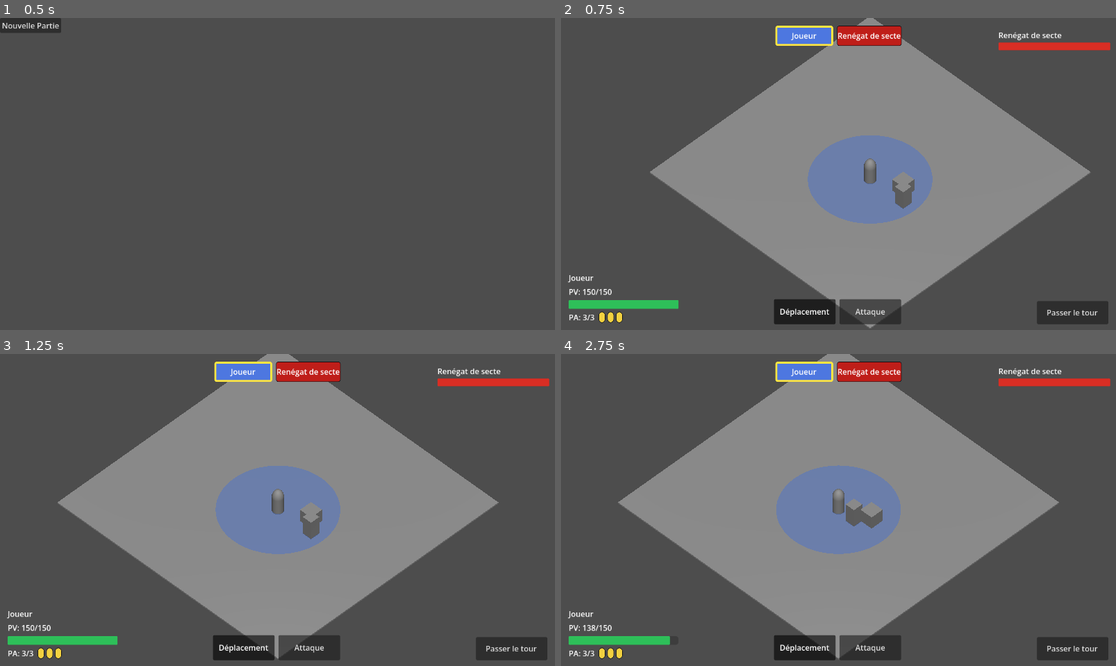
Above: before the commit, frames 1-4 (two rows, left to right).
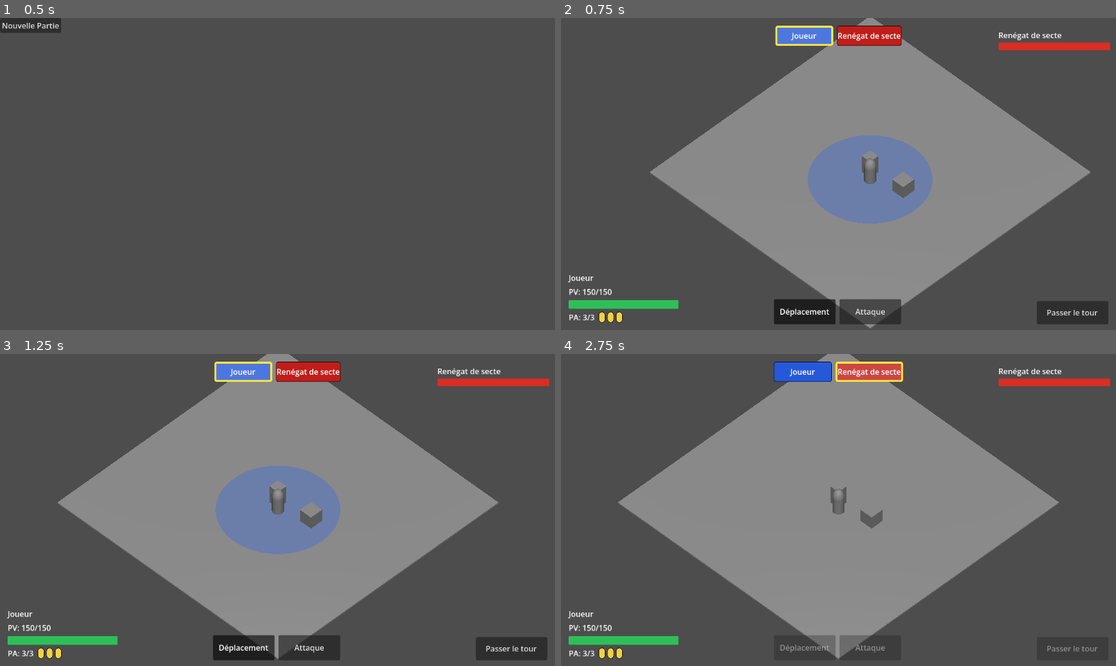
Above: after the commit, the same moments.

Repository: sillpct/lagoutte
Game: Godot game, scene res://scenes/main/main.tscn
Same seed, same stepped clock (60 frames per second), same inputs: the game is played once before the commit and once after it.
Inputs (mouse positions are in pixels of both pictures, inside the frame that each line leads up to):
- Up to frame 1 (0.5 s): no input
- Up to frame 2 (0.75 s): click "Nouvelle Partie" at 0.5 s
- Up to frame 3 (1.25 s): no input
- Up to frame 4 (2.75 s): tap Enter (ui_accept) at 1.25, 1.52, 2.27 s; move the mouse to (960, 494) at 1.27 s; hold Right (ui_right) 1.28-2.03 s; hold T (end_turn) 1.28-2.03 s; click (960, 494) at 1.42 s; move the mouse to (727, 525) at 2.02 s; hold Down (ui_down) from 2.03 s (still down); tap E (interact) at 2.1 s

Frame 1 is identical in both runs. In frame 2, 0.2% of the frame differs, in the area x 54-64%, y 42-62%; in frame 3, 0.2%; in frame 4, 7.1%, in the area x 4-97%, y 2-98%.
Error after the commit: Invalid call. Nonexistent function 'is_combat_active' in base 'Node (CombatManager)'. (res://scenes/combat/enemy_brain.gd:30)

Commit message:
Update enemy_brain.gd

Diff:
--- a/scenes/combat/enemy_brain.gd
+++ b/scenes/combat/enemy_brain.gd
@@ -26,12 +26,8 @@
 	if _event_bus != null and not _event_bus.turn_started.is_connected(_on_turn_started):
 		_event_bus.turn_started.connect(_on_turn_started)
 
-	# Placement de test. À extraire plus tard vers un CombatSetup dédié.
-	if not grid.place_unit(unit, START_CELL.x, START_CELL.y):
-		push_warning("Impossible de placer le renégat de secte sur la case de test (8, 5).")
-
 func _on_turn_started(active_unit: Node) -> void:
-	if combat_manager.combat_over:
+	if not combat_manager.is_combat_active():
 		return
 	if active_unit != unit:
 		return
